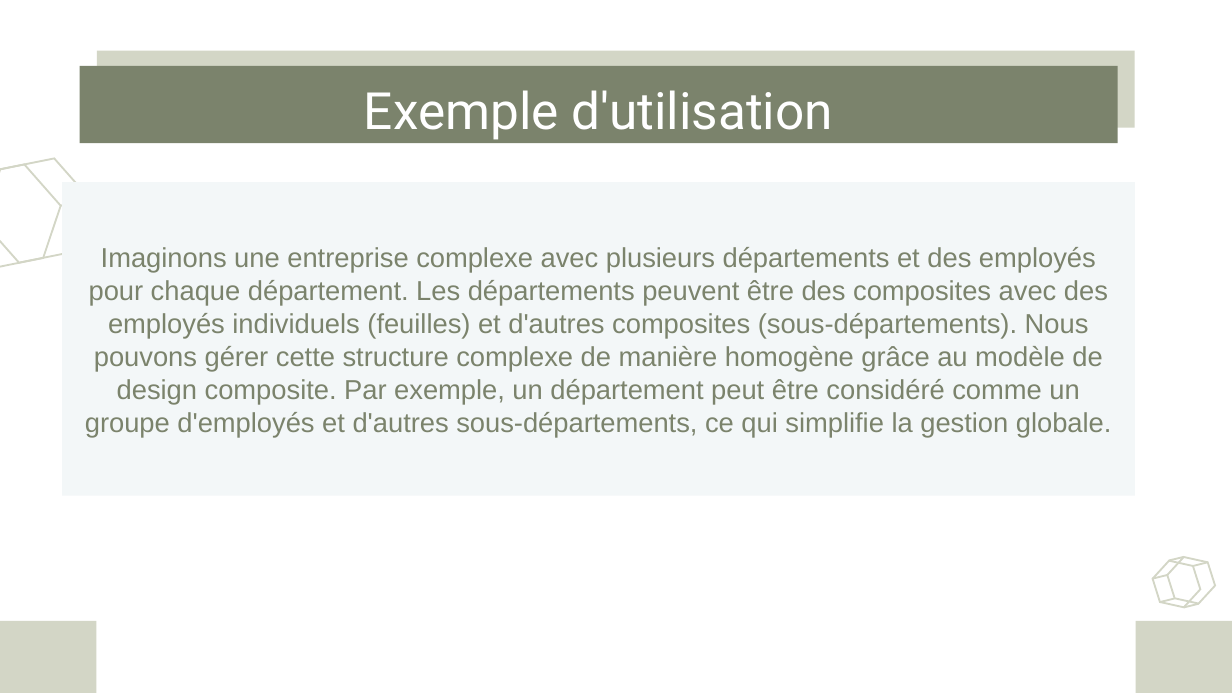
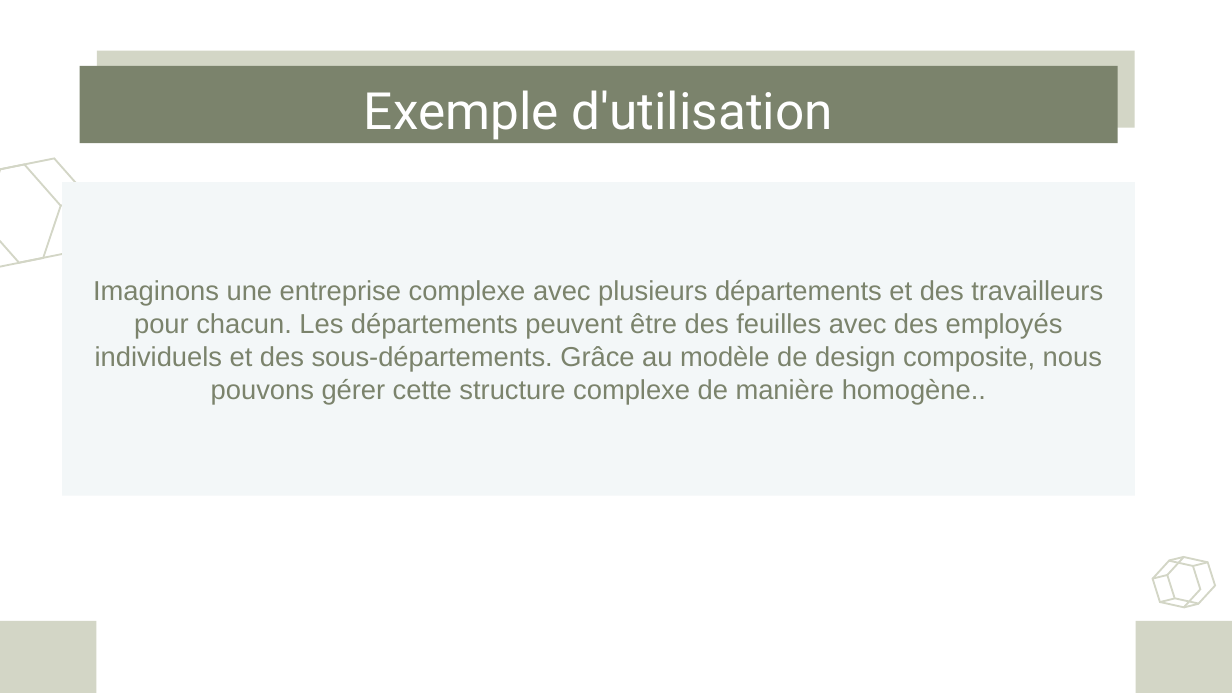
Before and after one commit to Abdelkarim-01/sdesign-pattern, a slide deck: slide 17 of DesignPatternsJEE1.pptx (slide 16 before the commit). Drawn at 1232x693 pixels with LibreOffice and Linux fonts; fonts in the diff are those of the drawing. Boxes give left, top, right and bottom in pixels: in the first picture for what was removed or moved away, otherwise in the second. Text is boxed around its words. In the diff, an @@ line names an element or a change of style, - is before the commit and + after.

```diff
--- a/DesignPatternsJEE1.pptx
+++ b/DesignPatternsJEE1.pptx
@@ text in rectangle at [93, 280, 1103, 404]: text changed @@
-Imaginons une entreprise complexe avec plusieurs départements et des employés pour chaque département. Les départements peuvent être des composites avec des employés individuels (feuilles) et d'autres composites (sous-départements). Nous pouvons gérer cette structure complexe de manière homogène grâce au modèle de design composite. Par exemple, un département peut être considéré comme un groupe d'employés et d'autres sous-départements, ce qui simplifie la gestion globale.
+Imaginons une entreprise complexe avec plusieurs départements et des travailleurs pour chacun. Les départements peuvent être des feuilles avec des employés individuels et des sous-départements. Grâce au modèle de design composite, nous pouvons gérer cette structure complexe de manière homogène..
```
Also in this commit, not shown: 7 other slides changed, 1 slide added.
